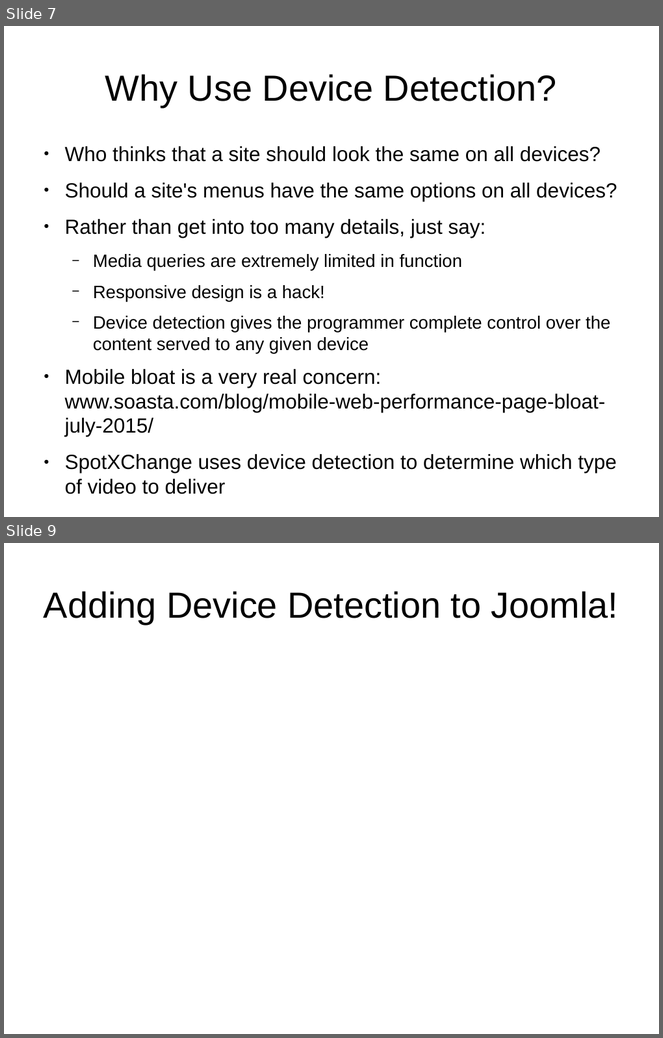
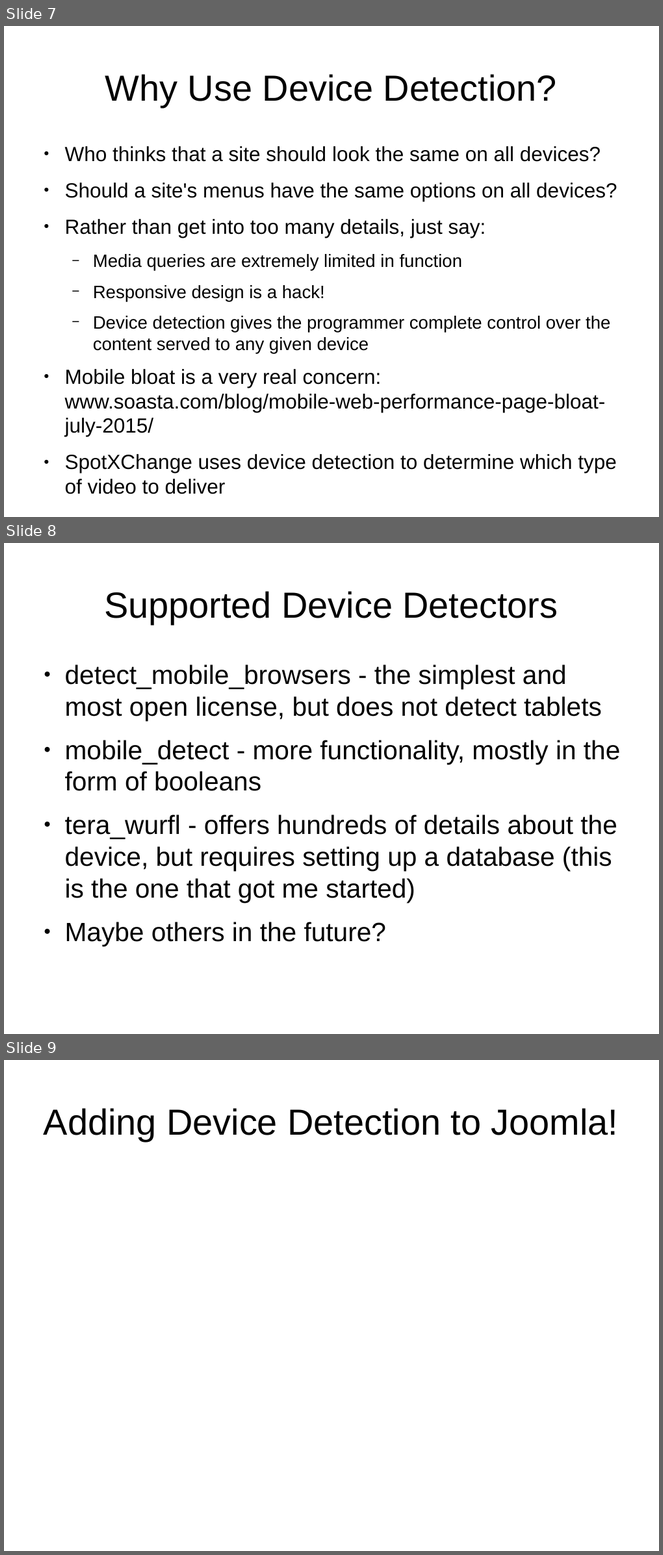
Before and after one commit to tomwhartung/jmws_accoutrements, a slide deck: presentations/2015_09-Joomla/Device_Detection-In_Protostar_and_Beez3.odp. Shown one above the other, each under a label of ours: slides 7 and 9 before the commit, slides 7, 8 and 9 after it; the slides between them are not shown. The pictures are 663x1038 and 663x1555 pixels, drawn with LibreOffice and Linux fonts; fonts in the diff are those of the drawing. Boxes give left, top, right and bottom in pixels: in the first picture for what was removed or moved away, otherwise in the second. Text is boxed around its words. In the diff, an @@ line names an element or a change of style, - is before the commit and + after.

```diff
--- a/presentations/2015_09-Joomla/Device_Detection-In_Protostar_and_Beez3.odp
+++ b/presentations/2015_09-Joomla/Device_Detection-In_Protostar_and_Beez3.odp
@@ slide 8 added at (x1=4, y1=543, x2=659, y2=1034), background #FFFFFF @@
@@ title added at (x1=104, y1=591, x2=558, y2=624), 44 pt, text #000000 @@
+Supported Device Detectors
@@ text added at (x1=65, y1=665, x2=620, y2=946), 32 pt, text #000000 @@
+● detect_mobile_browsers - the simplest and most open license, but does not detect tablets
+● mobile_detect - more functionality, mostly in the form of booleans
+● tera_wurfl - offers hundreds of details about the device, but requires setting up a database (this is the one that got me started)
+● Maybe others in the future?
```
Also in this commit, not shown: 1 slide changed, 3 other slides added, 1 slide removed.
